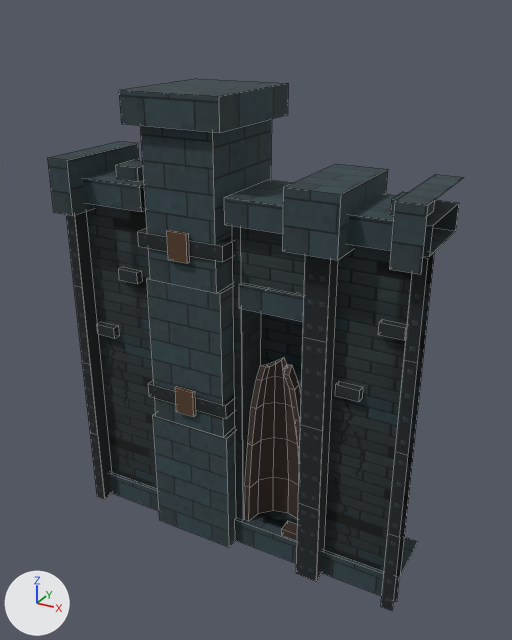
Two versions of the FBX model pit-scene/kit/fbx/T1_End_A.fbx, one commit apart.
One viewpoint serves both versions: a 50 mm camera at (3.89, -6.33, 6.54) aimed at (0.19, 0.4, 3.18). Arrows for +X, +Y and +Z are at lower left; the lights stay in place. The first picture is the older version. Mesh edges are drawn as thin lines. Where no turn or scale is listed for an object, it has been applied to the vertices.

Objects in the first picture: 'T1_End_A'.
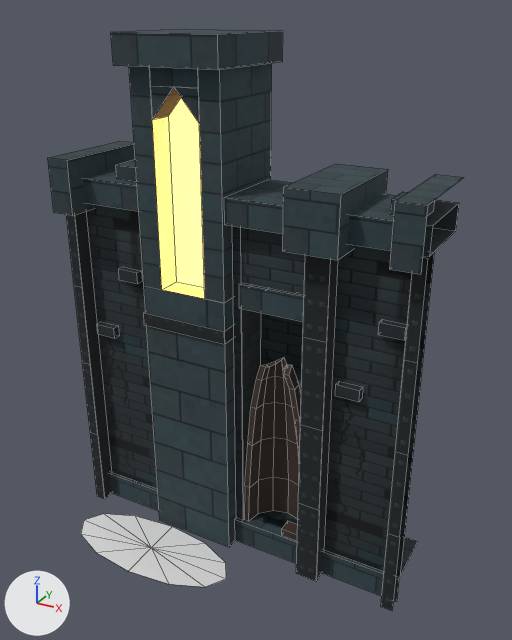
Location of each change, (x1, y1, x2, y2) in pixels of the pictures (512 x 640 px; the box of a moved part takes in the faces that stretch with it):
'T1_End_A', surface changed, reshaped (9% taller): before (48, 79, 464, 611); after (48, 29, 464, 611)
part 1 of me_t1_end_a, moved or reshaped: before (119, 79, 288, 133); after (111, 29, 283, 70)
part 2 of me_t1_end_a, added: after (81, 514, 226, 587)
part 3 of me_t1_end_a, deleted (brown): before (167, 230, 189, 263)
part 4 of me_t1_end_a, deleted: before (138, 228, 234, 262)
part 5 of me_t1_end_a, deleted: before (148, 381, 236, 419)
part 6 of me_t1_end_a, deleted (brown): before (175, 386, 196, 417)
part 7 of me_t1_end_a, reshaped: before (140, 119, 271, 547); after (129, 63, 272, 547)

The change, as a diff of the scene's bpy script:
```diff
--- a/pit-scene/kit/fbx/T1_End_A.fbx.py
+++ b/pit-scene/kit/fbx/T1_End_A.fbx.py
@@ img_t1_scenery_emit_png @@
+img_t1_scenery_emit_png = load_image('T1_Scenery_Emit.png', '../../textures/T1_Scenery_Emit.png', 1024, 1024, 'sRGB')
@@ mat_t1_scenery @@
 n0 = _N.new('ShaderNodeBsdfPrincipled'); n0.name = 'Principled BSDF'
 n0.inputs[2].default_value = 0.9  # 'Roughness'
+n0.inputs[28].default_value = 4.0  # 'Emission Strength'
 n1 = _N.new('ShaderNodeOutputMaterial'); n1.name = 'Material Output'
@@ mat_t1_scenery @@
 n2.image = img_t1_scenery_atlas_png
+n3 = _N.new('ShaderNodeTexImage'); n3.name = 'Image Texture.001'
+n3.image = img_t1_scenery_emit_png
 _L.new(n2.outputs[0], n0.inputs[0])  # 'Color' to 'Base Color'
 _L.new(n0.outputs[0], n1.inputs[0])  # 'BSDF' to 'Surface'
+_L.new(n3.outputs[0], n0.inputs[27])  # 'Color' to 'Emission Color'
@@ mat_t1_beam @@
+mat_t1_beam = principled_material('T1_Beam')
+mat_t1_beam.base_color = (0.8, 0.8, 0.8)  # white #e7e7e7
+mat_t1_beam.roughness = 0.4
@@ me_t1_end_a @@
 # used by ob_t1_end_a; location = (0.0, 0.0, 0.0)
-me_t1_end_a.from_pydata(...)  # 329 vertices, 207 faces; spans x -2.25..2.25, y -0.2..1.6, z 0.0..5.75
+me_t1_end_a.from_pydata(...)  # 324 vertices, 214 faces; spans x -2.25..2.25, y -1.03..1.2, z 0.0..6.32
+# me_t1_end_a part 1: the loose piece of 8 vertices spanning x -1.18..0.06, y -0.12..1.4, z 5.4..5.75 is scaled about its middle by (1.03, 0.895, 0.914), then moved by (0.0, -0.12, 0.59)
+# me_t1_end_a part 2: a new loose piece of 13 vertices spanning x -2.01..0.29, y -1.03..-0.07, z 0.05, in mat_t1_beam (white #e7e7e7)
+# me_t1_end_a part 3: the loose piece of 8 vertices spanning x -0.69..-0.43, y -0.07..-0.03, z 3.92..4.26 is deleted
+# me_t1_end_a part 4: the loose piece of 8 vertices spanning x -1.13..0.01, y -0.03..1.3, z 4.0..4.18 is deleted
+# me_t1_end_a part 5: the loose piece of 8 vertices spanning x -1.13..0.01, y -0.03..1.3, z 2.0..2.18 is deleted
+# me_t1_end_a part 6: the loose piece of 8 vertices spanning x -0.69..-0.43, y -0.07..-0.03, z 1.92..2.26 is deleted
+# me_t1_end_a part 7
+# 20 vertices are removed from x -1.12..0.0, y 0.0..1.6, z 1.7..5.4
+# 12 faces are deleted
+# 2 vertices move from x -1.12..0.0, y 1.6, z 0.0 to x -1.12..0.0, y 1.1, z 0.0
+# 29 vertices are added at x -1.13..0.01, y -0.03..1.1, z 3.0..6.0
+# 5 new vertices lie (0.0, 0.3, 0.0) away from vertices in x -0.86..-0.26, y 0.0, z 3.5..5.8
+# 25 new faces join them, mat_t1_scenery
 me_t1_end_a.materials.append(mat_t1_scenery)
+me_t1_end_a.materials.append(mat_t1_beam)  # white #e7e7e7
```
